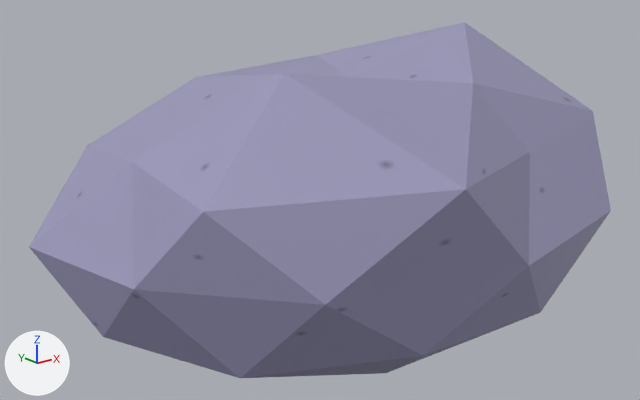
What one commit did to the FBX model Assets/Model/Stein_2.fbx.
Camera for both pictures: a 50 mm camera at (-3.66, -4.28, 1.76) aimed at (-0.15, 0.11, 0.01). The lights are fixed; the arrows at lower left show +X, +Y and +Z. Where no turn or scale is listed for an object, it has been applied to the vertices.
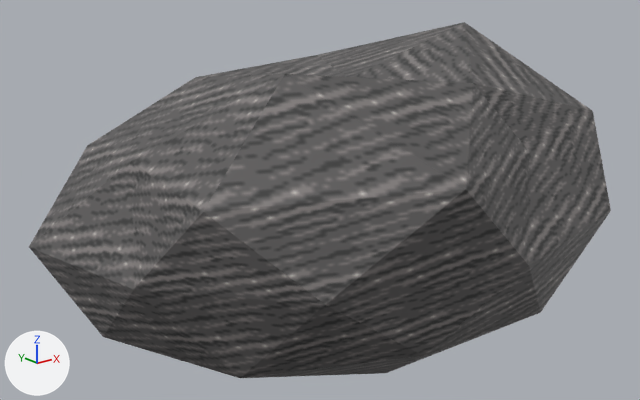
What differs and where, as boxes [x1, y1, x2, y2] in the pictures (640 x 400 px):
'Icosphere', surface changed (blue to grey)
    both: [29, 22, 611, 378]

The change, as a list of edits to the scene's bpy script:
```text
Add img_hose_png:
    img_hose_png = load_image('Hose.png', '../Textures/Hose.png', 32, 32, 'sRGB')
Change mat_material_001:
    mat_material_001.texture: img_stein_1_png -> img_hose_png
Change me_icosphere:
    where me_icosphere.from_pydata(...)  # 42 vertices, 80 faces; spans x -1.99..1.99, y -1.5..1.5, z -1.0..1.1
    used by ob_icosphere; location = (0.0, 0.0, 0.0)
    me_icosphere part 1: texture (UV) coordinates of 80 of 80 faces, centred in x -1.86..1.86, y -1.4..1.33, z -0.9..0.92, changed; they spanned u -1.97..2.97, v -0.93..1.4 and now span u -7.78..8.78, v -3.67..4.15
```
